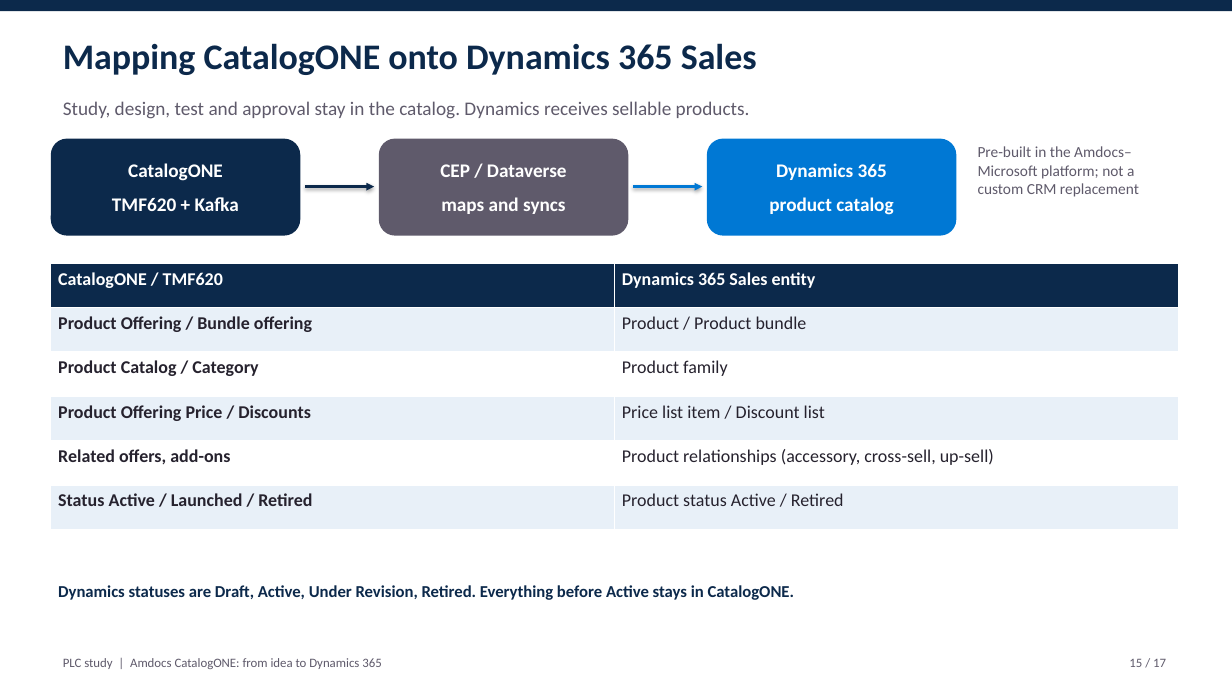
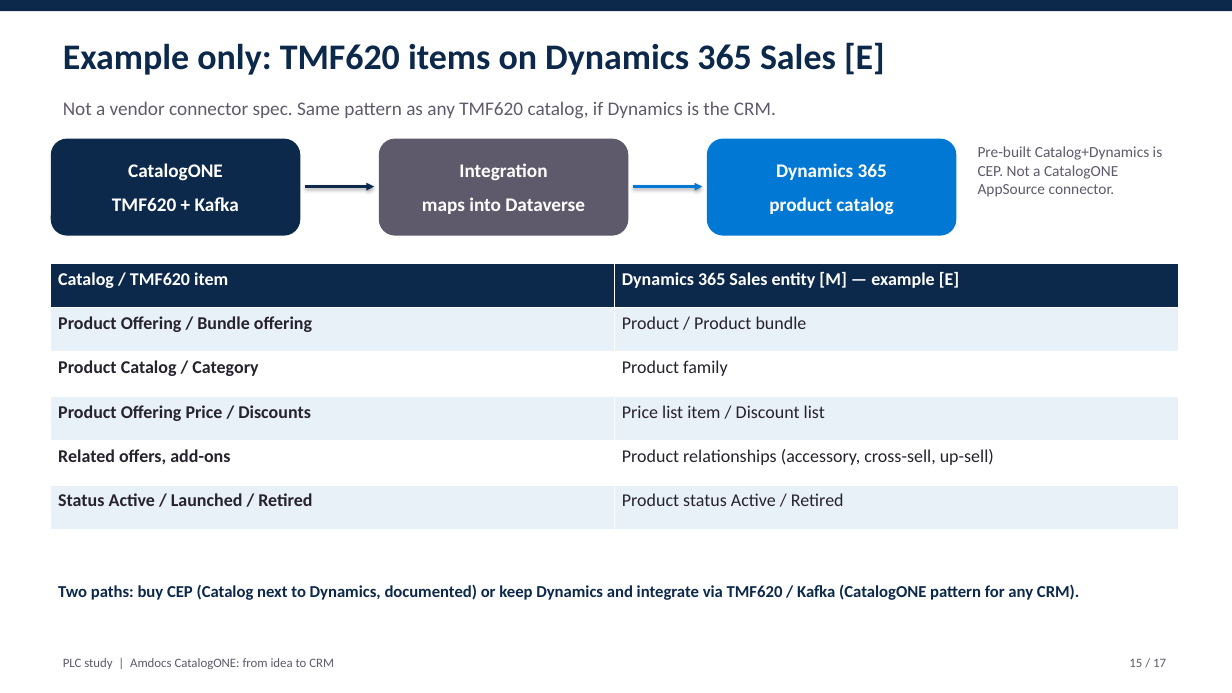
Before and after one commit to abdoe31/learnksa, a slide deck: slide 15 of plc_study/PLC_CatalogONE_Presentation.pptx. Drawn at 1232x693 pixels with LibreOffice and Linux fonts; fonts in the diff are those of the drawing. Boxes give left, top, right and bottom in pixels: in the first picture for what was removed or moved away, otherwise in the second. Text is boxed around its words. In the diff, an @@ line names an element or a change of style, - is before the commit and + after.

```diff
--- a/plc_study/PLC_CatalogONE_Presentation.pptx
+++ b/plc_study/PLC_CatalogONE_Presentation.pptx
@@ text at [63, 42, 885, 75]: text changed @@
-Mapping CatalogONE onto Dynamics 365 Sales
+Example only: TMF620 items on Dynamics 365 Sales [E]
@@ text at [63, 101, 776, 119]: text changed @@
-Study, design, test and approval stay in the catalog. Dynamics receives sellable products.
+Not a vendor connector spec. Same pattern as any TMF620 catalog, if Dynamics is the CRM.
@@ text at [978, 146, 1163, 197]: text changed @@
-Pre-built in the Amdocs–Microsoft platform; not a custom CRM replacement
+Pre-built Catalog+Dynamics is CEP. Not a CatalogONE AppSource connector.
@@ text in rounded rectangle at [422, 163, 585, 214]: text changed @@
-CEP / Dataverse
-maps and syncs
+Integration
+maps into Dataverse
@@ table at [51, 263, 1178, 530] @@
-row 1, column 1: CatalogONE / TMF620
+row 1, column 1: Catalog / TMF620 item
-row 1, column 2: Dynamics 365 Sales entity
+row 1, column 2: Dynamics 365 Sales entity [M] — example [E]
@@ text at [58, 584, 1079, 600]: text changed @@
-Dynamics statuses are Draft, Active, Under Revision, Retired. Everything before Active stays in CatalogONE.
+Two paths: buy CEP (Catalog next to Dynamics, documented) or keep Dynamics and integrate via TMF620 / Kafka (CatalogONE pattern for any CRM).
@@ text at [63, 658, 334, 669]: text changed @@
-PLC study | Amdocs CatalogONE: from idea to Dynamics 365
+PLC study | Amdocs CatalogONE: from idea to CRM
```
Also in this commit, not shown: 16 other slides changed, 4 other files.
